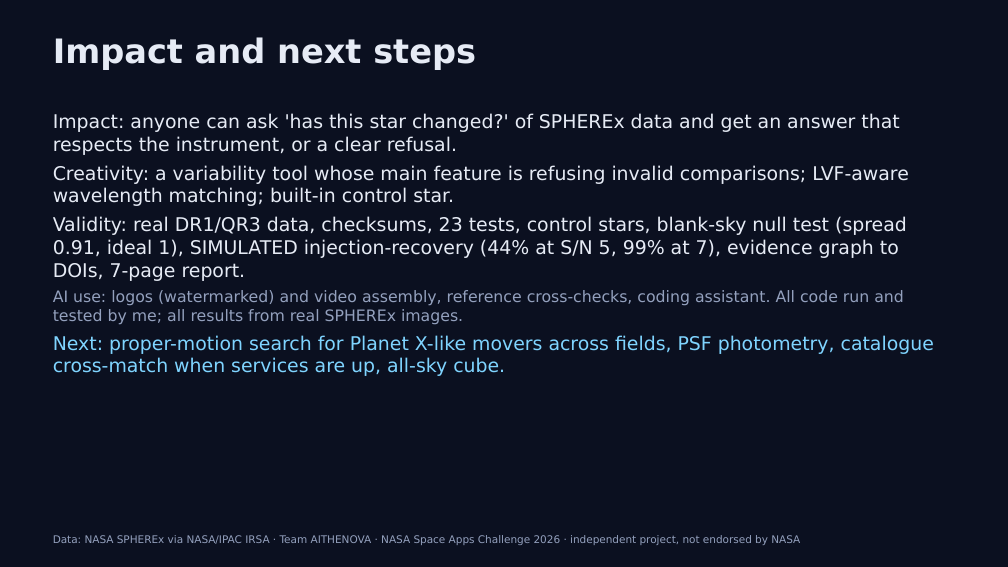
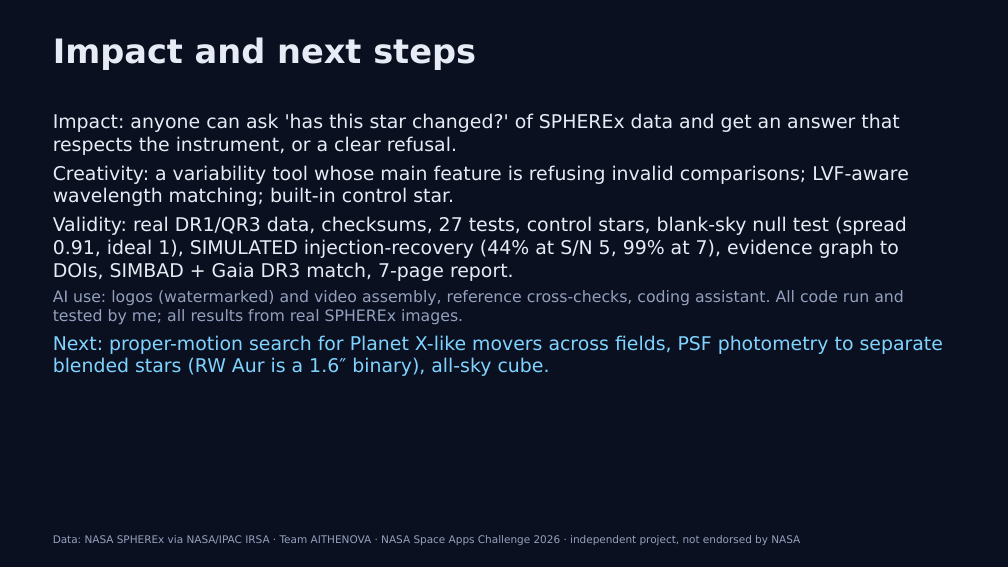
Before and after one commit to evantampa129/HIPPARCHUS-SpaceApps2026, a slide deck: slide 7 of presentation/hipparchus_7_slides.pptx. Drawn at 1008x567 pixels with LibreOffice and Linux fonts; fonts in the diff are those of the drawing. Boxes give left, top, right and bottom in pixels: in the first picture for what was removed or moved away, otherwise in the second. Text is boxed around its words. In the diff, an @@ line names an element or a change of style, - is before the commit and + after.

Commit message:
Add the SIMBAD and Gaia DR3 match of the targets and update the report, slides and texts.

```diff
--- a/presentation/hipparchus_7_slides.pptx
+++ b/presentation/hipparchus_7_slides.pptx
@@ text at [53,216,907,281]: text changed @@
-Validity: real DR1/QR3 data, checksums, 23 tests, control stars, blank-sky null test (spread 0.91, ideal 1), SIMULATED injection-recovery (44% at S/N 5, 99% at 7), evidence graph to DOIs, 7-page report.
+Validity: real DR1/QR3 data, checksums, 27 tests, control stars, blank-sky null test (spread 0.91, ideal 1), SIMULATED injection-recovery (44% at S/N 5, 99% at 7), evidence graph to DOIs, SIMBAD + Gaia DR3 match, 7-page report.
@@ text at [53,335,943,376]: text changed @@
-Next: proper-motion search for Planet X-like movers across fields, PSF photometry, catalogue cross-match when services are up, all-sky cube.
+Next: proper-motion search for Planet X-like movers across fields, PSF photometry to separate blended stars (RW Aur is a 1.6″ binary), all-sky cube.
```
Also in this commit, not shown: 2 other slides changed, 11 other files.
